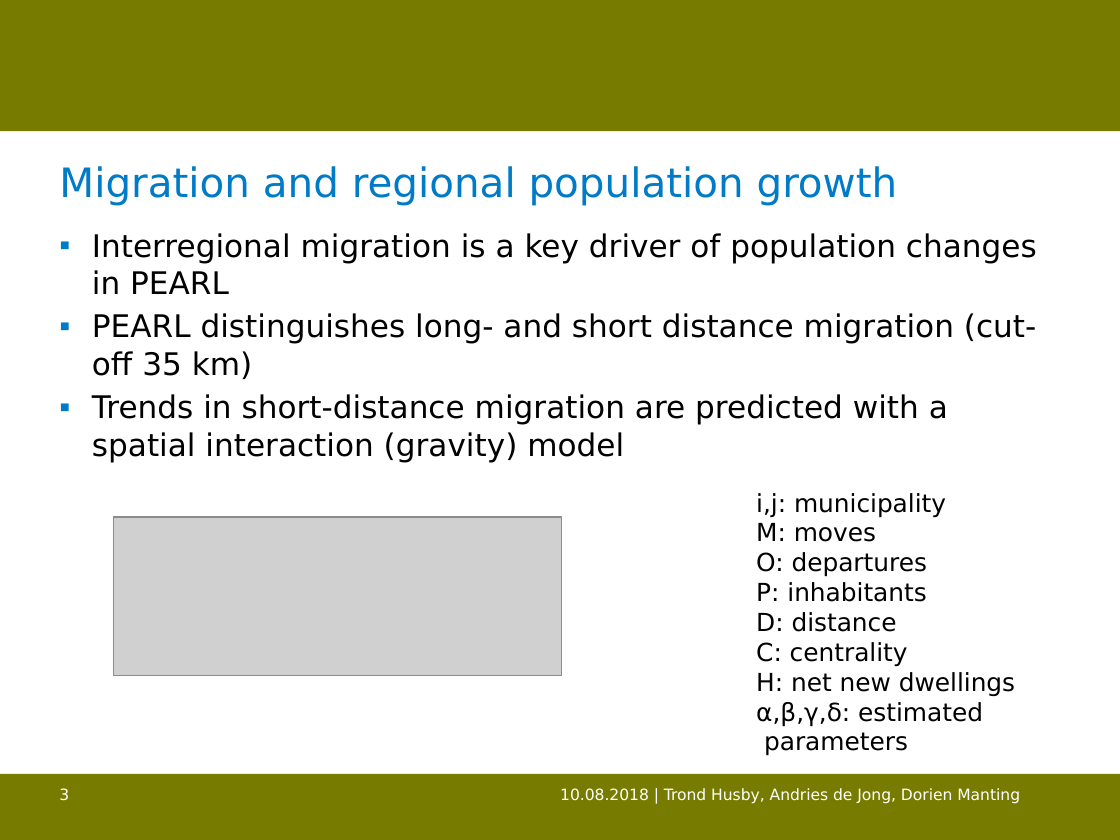
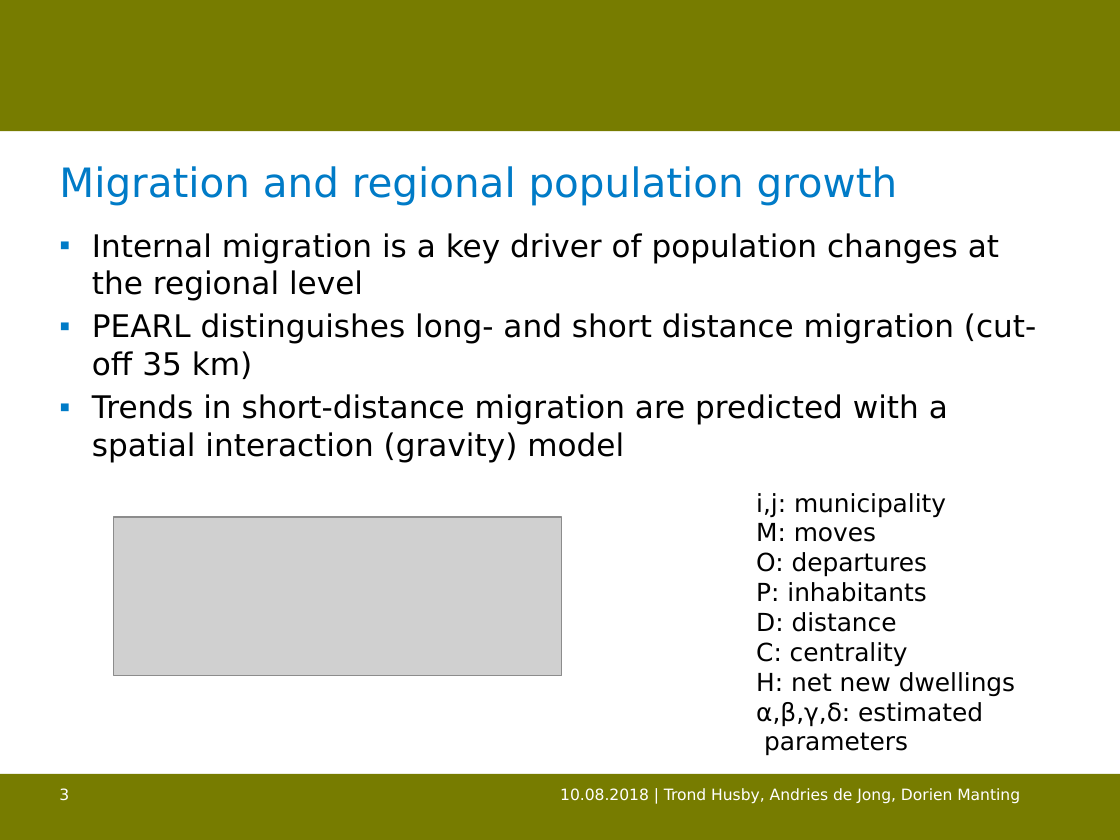
Before and after one commit to trondhusby/mobility_forecast, a slide deck: slide 3 of output/bsps-HUSBY.pptx. Drawn at 1120x840 pixels with LibreOffice and Linux fonts; fonts in the diff are those of the drawing; grey boxes stand for pictures; background and template pictures are left out. Boxes give left, top, right and bottom in pixels: in the first picture for what was removed or moved away, otherwise in the second. Text is boxed around its words. In the diff, an @@ line names an element or a change of style, - is before the commit and + after.

```diff
--- a/output/bsps-HUSBY.pptx
+++ b/output/bsps-HUSBY.pptx
@@ text at bbox=[92, 233, 999, 301]: text changed @@
-▪ Interregional migration is a key driver of population changes in PEARL
+▪ Internal migration is a key driver of population changes at the regional level
```
Also in this commit, not shown: 6 other slides changed, 1 other file.
